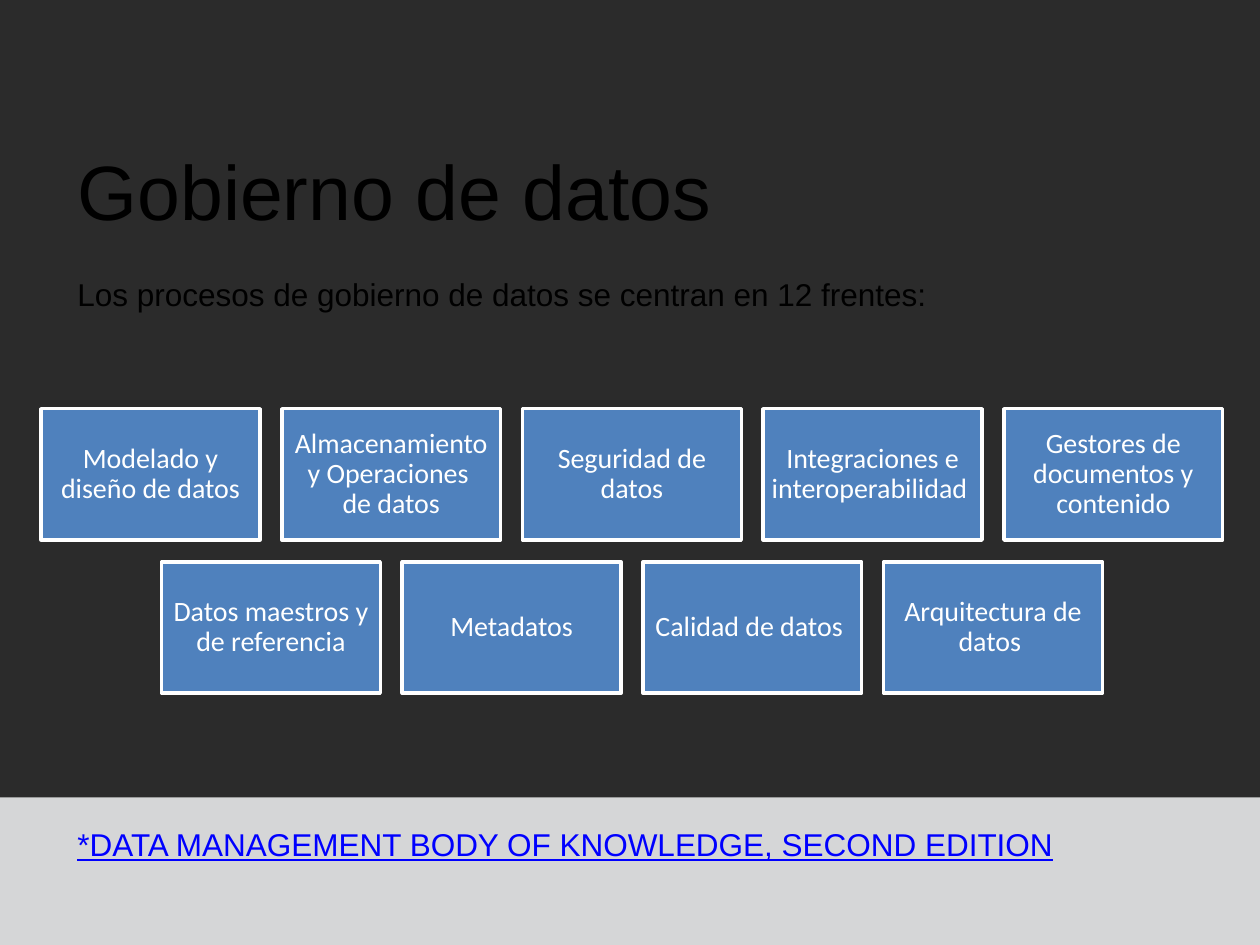
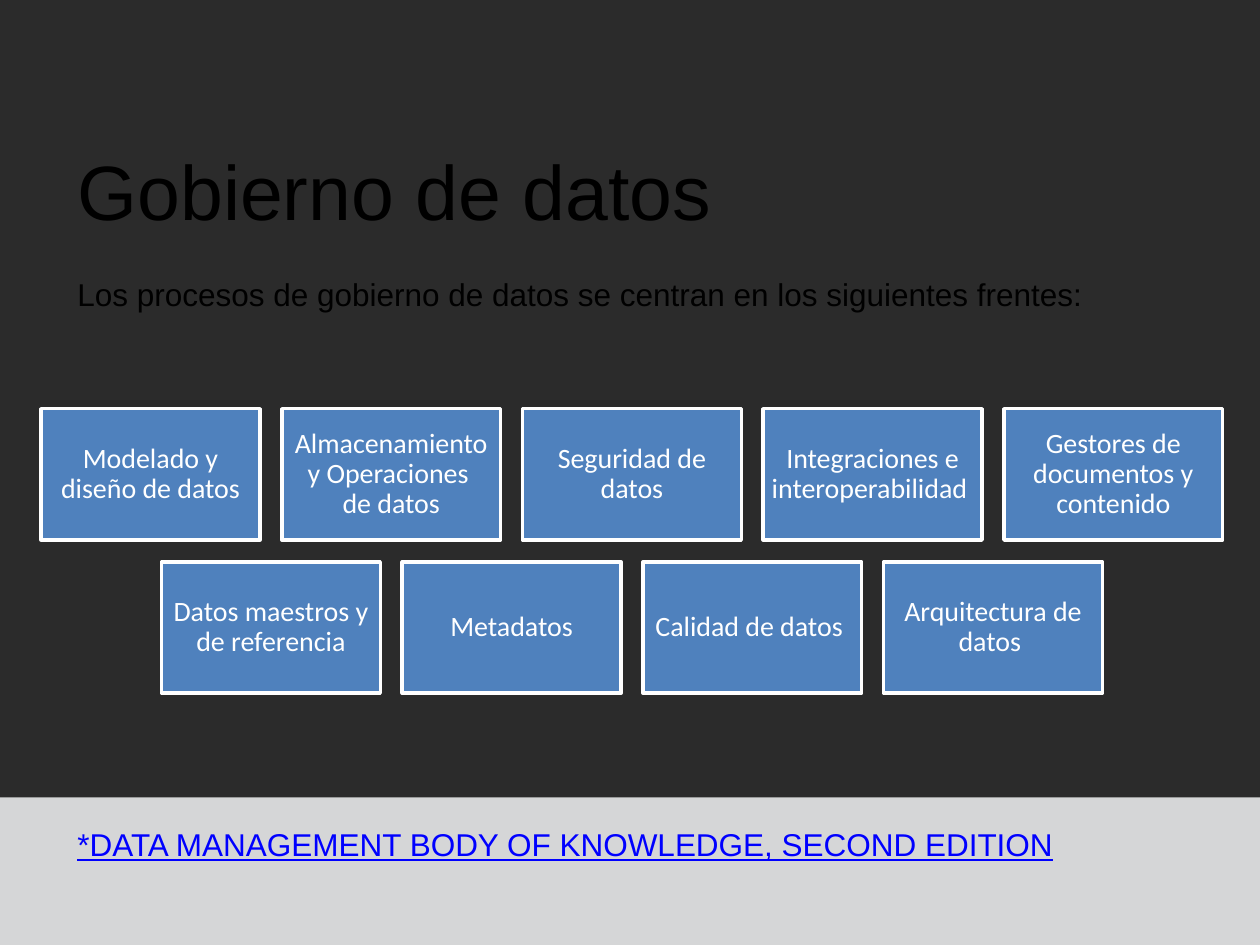
Before and after one commit to jazaineam1/Andes_ADDBD, a slide deck: slide 12 of Sesion6/Presentacion M3 Clase 1 - Introducción EDA.pptx. Drawn at 1260x945 pixels with LibreOffice and Linux fonts; fonts in the diff are those of the drawing; background and template pictures are left out; a plain dark background stands for a picture behind light text. Boxes give left, top, right and bottom in pixels: in the first picture for what was removed or moved away, otherwise in the second. Text is boxed around its words. In the diff, an @@ line names an element or a change of style, - is before the commit and + after.

```diff
--- a/Sesion6/Presentacion M3 Clase 1 - Introducción EDA.pptx
+++ b/Sesion6/Presentacion M3 Clase 1 - Introducción EDA.pptx
@@ text at [77,284,1082,312]: text changed @@
-Los procesos de gobierno de datos se centran en 12 frentes:
+Los procesos de gobierno de datos se centran en los siguientes frentes:
```
